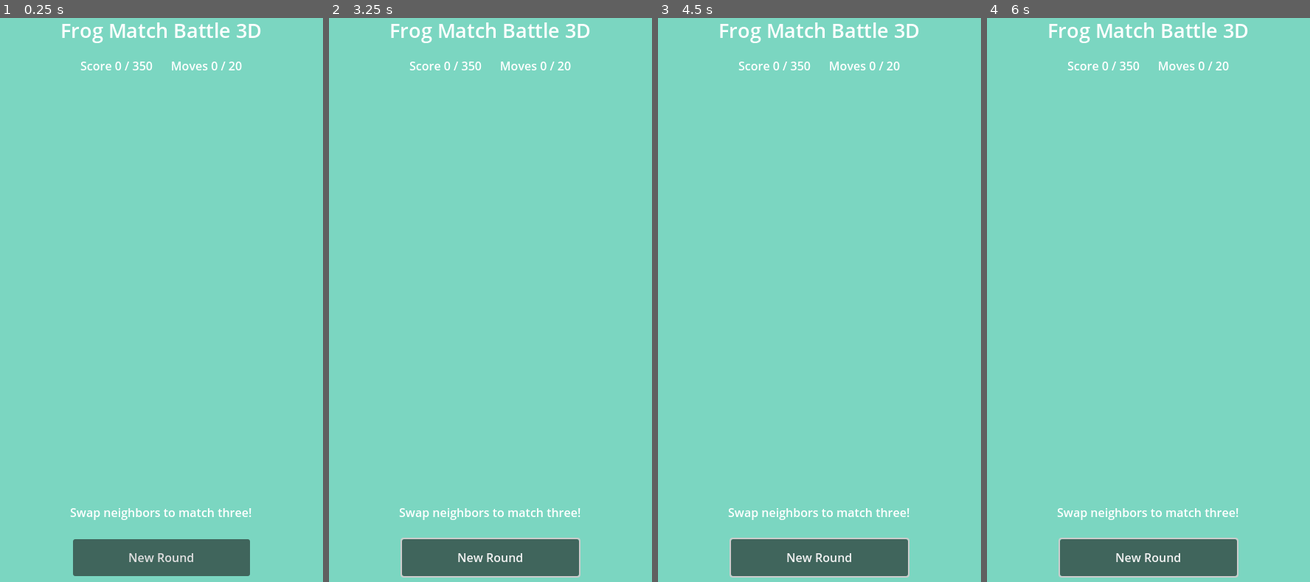
Above: before the commit, frames 1-4 (left to right).
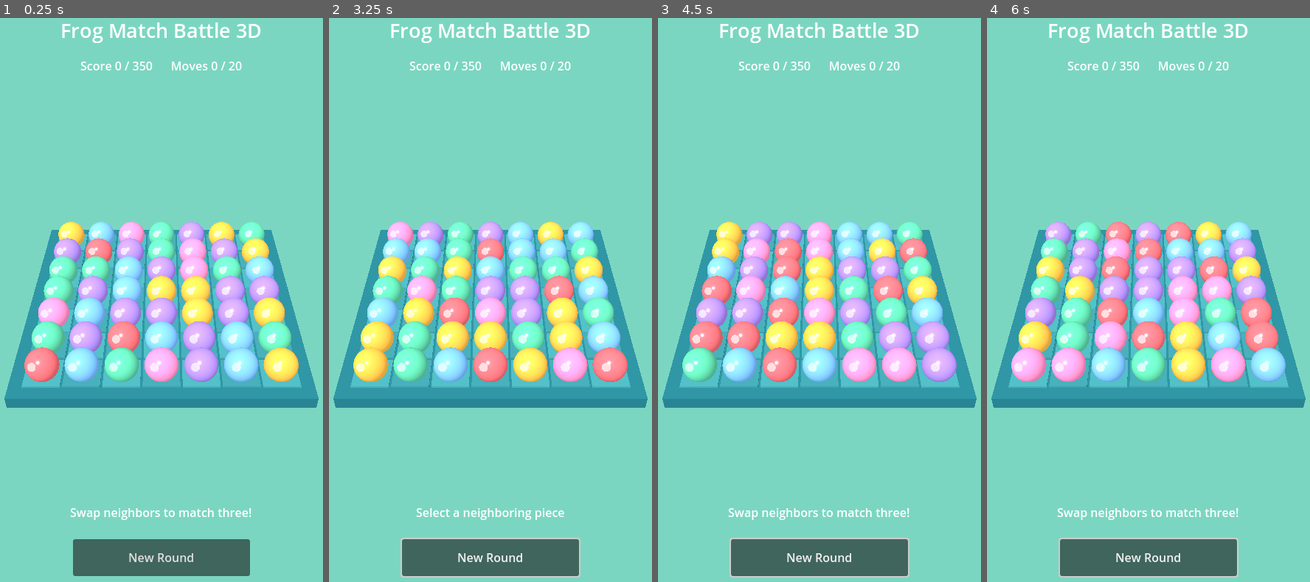
Above: after the commit, the same moments.

Repository: seanes71/Frog
Game: Godot game, scene res://Main3D.tscn
Same seed, same stepped clock (60 frames per second), same inputs: the game is played once before the commit and once after it.
Inputs (mouse positions are in pixels of both pictures, inside the frame that each line leads up to):
- Up to frame 1 (0.25 s): no input
- Up to frame 2 (3.25 s): click "New Round" at 0.5 s; click "New Round" at 1.25 s; click "New Round" at 2 s; tap Enter at 2.75 s; move the mouse to (568, 266) at 2.77 s; click (568, 266) at 2.92 s
- Up to frame 3 (4.5 s): tap Space at 3.5 s; move the mouse to (748, 328) at 3.52 s; click (748, 328) at 3.67 s; tap Enter at 4.25 s; move the mouse to (855, 164) at 4.27 s; click (855, 164) at 4.42 s
- Up to frame 4 (6 s): tap Space at 5 s; move the mouse to (1132, 412) at 5.02 s; click (1132, 412) at 5.17 s; tap Enter at 5.75 s; move the mouse to (1255, 384) at 5.77 s; click (1255, 384) at 5.92 s

The runs differ from the first frame. In frame 1, 26% of the frame differs, in the area x 1-99%, y 36-70%; in frame 2, 27%, in the area x 1-99%, y 36-90%; in frame 3, 27%; in frame 4, 27%.

Commit message:
Fix 3D camera initialization and HUD anchoring

Diff:
--- a/godot-frog-battle-3d/Main3D.gd
+++ b/godot-frog-battle-3d/Main3D.gd
@@ -36,11 +36,11 @@
 	environment.environment = env
 	add_child(environment)
 	camera = Camera3D.new()
+	add_child(camera)
 	camera.position = Vector3(0, 10.5, 13)
-	camera.look_at(Vector3.ZERO)
-	camera.fov = 45
-	camera.current = true
-	add_child(camera)
+	camera.look_at(Vector3.ZERO, Vector3.UP)
+	camera.fov = 55
+	camera.make_current()
 	var light = DirectionalLight3D.new()
 	light.rotation_degrees = Vector3(-55, -30, -20)
 	light.light_energy = 1.4
@@ -71,8 +71,9 @@
 	var layer = CanvasLayer.new()
 	add_child(layer)
 	var ui = Control.new()
+	layer.add_child(ui)
 	ui.set_anchors_and_offsets_preset(Control.PRESET_FULL_RECT)
-	layer.add_child(ui)
+	ui.mouse_filter = Control.MOUSE_FILTER_PASS
 	var title = Label.new()
 	title.text = "Frog Match Battle 3D"
 	title.horizontal_alignment = HORIZONTAL_ALIGNMENT_CENTER
